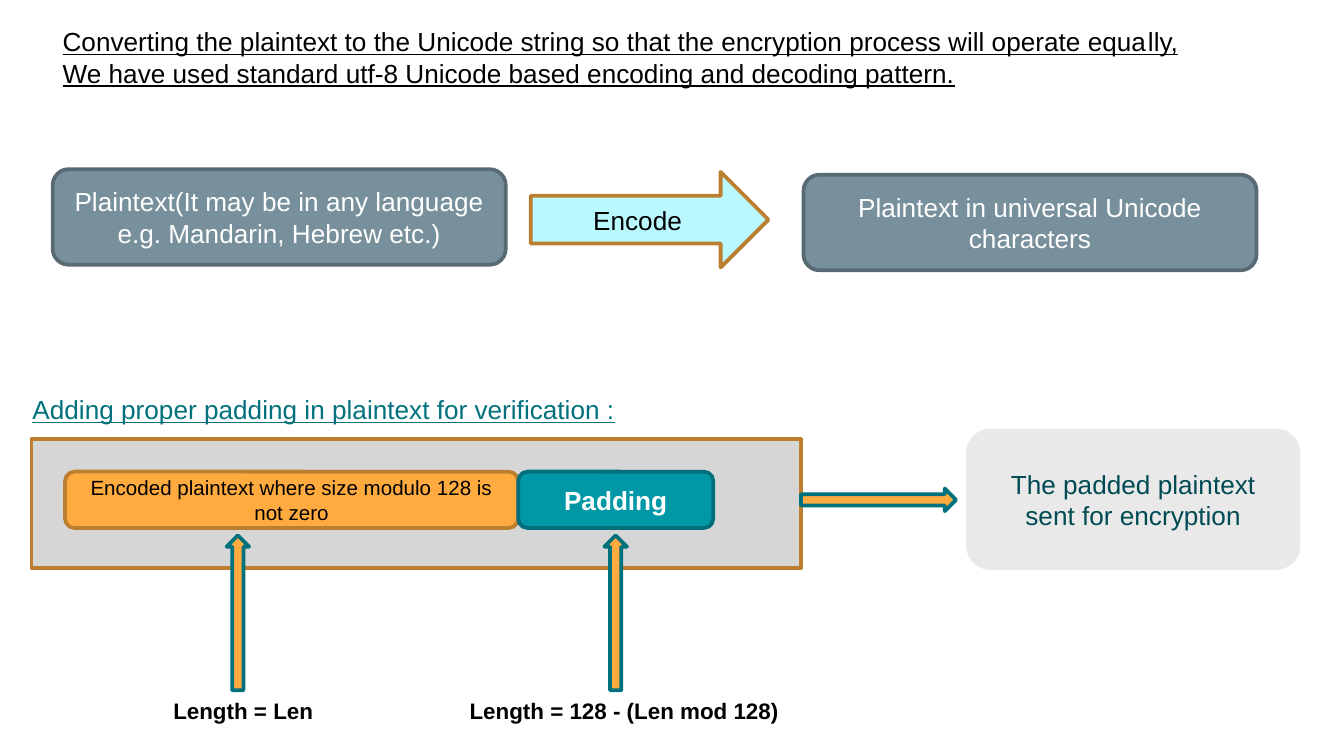
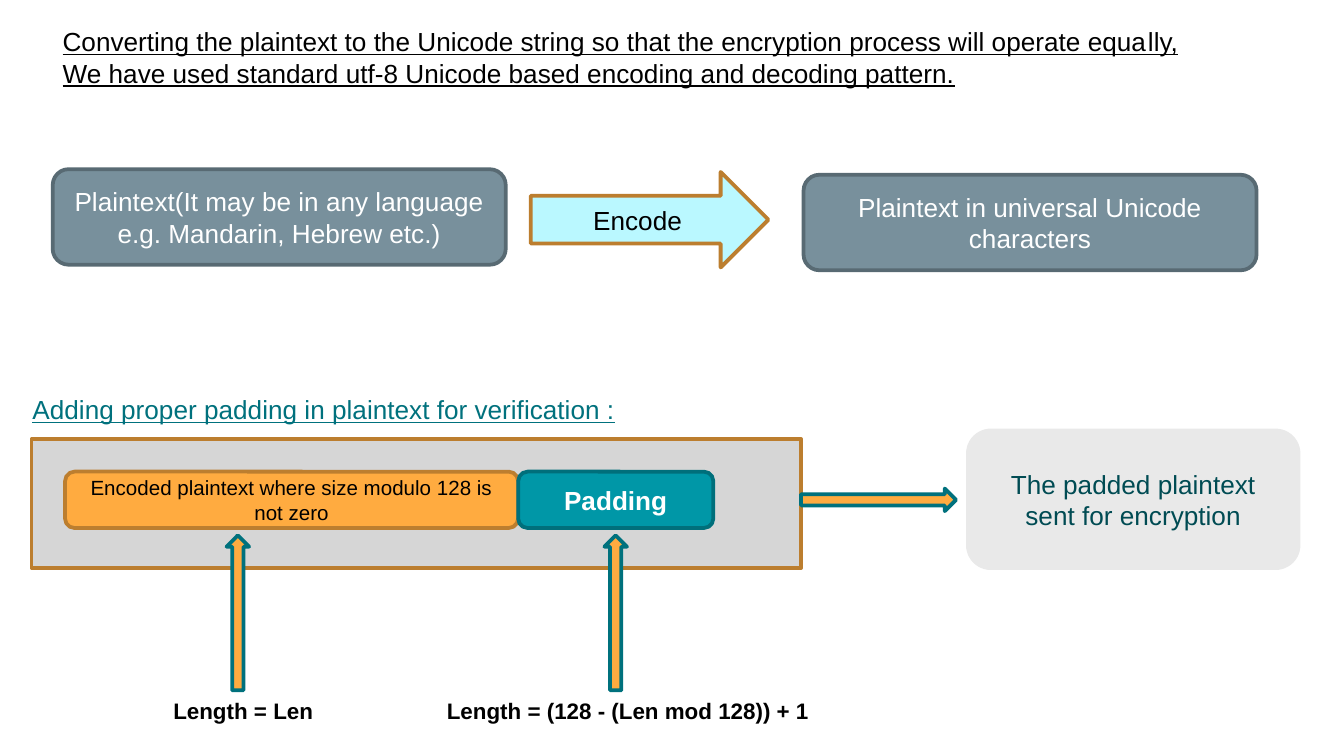
Before and after one commit to GoluKumar4024/Quantum-safe-algorithm, a slide deck: slide 5 of Final Year Project(PPT)(Group- CS41).pptx (slide 4 before the commit). Drawn at 1344x756 pixels with LibreOffice and Linux fonts; fonts in the diff are those of the drawing. Boxes give left, top, right and bottom in pixels: in the first picture for what was removed or moved away, otherwise in the second. Text is boxed around its words. In the diff, an @@ line names an element or a change of style, - is before the commit and + after.

```diff
--- a/Final Year Project(PPT)(Group- CS41).pptx
+++ b/Final Year Project(PPT)(Group- CS41).pptx
@@ text at bbox=[447, 702, 808, 724]: text changed @@
-Length = 128 - (Len mod 128)
+Length = (128 - (Len mod 128)) + 1
```
Also in this commit, not shown: 1 slide added, 1 other file.
